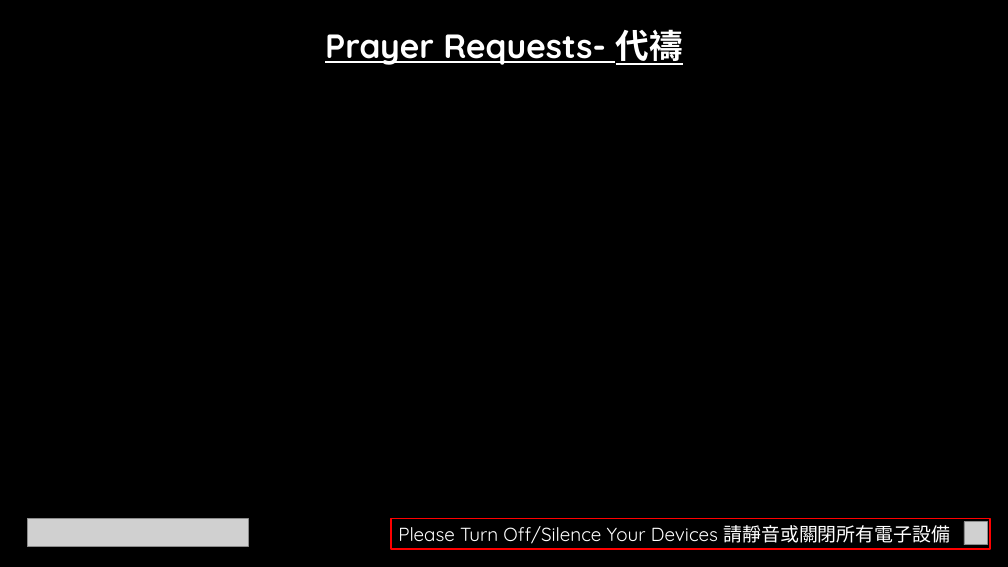
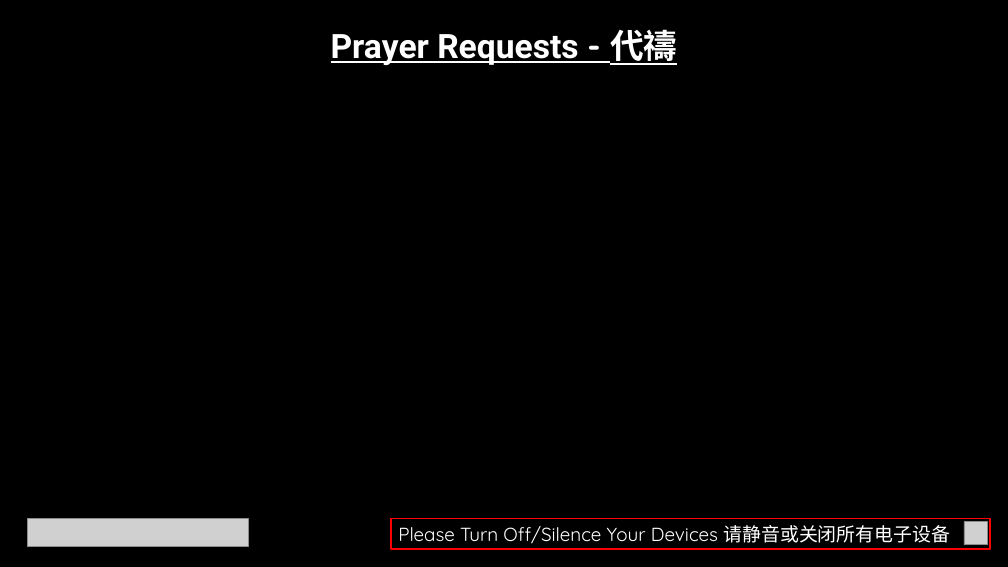
Before and after one commit to calebchanwy/tjc-powerpoint, a slide deck: slide 3 of TJCPowerPoint/Resources/ServiceWidescreen.pptx. Drawn at 1008x567 pixels with LibreOffice and Linux fonts; fonts in the diff are those of the drawing; grey boxes stand for pictures. Boxes give left, top, right and bottom in pixels: in the first picture for what was removed or moved away, otherwise in the second. Text is boxed around its words. In the diff, an @@ line names an element or a change of style, - is before the commit and + after.

```diff
--- a/TJCPowerPoint/Resources/ServiceWidescreen.pptx
+++ b/TJCPowerPoint/Resources/ServiceWidescreen.pptx
@@ text at [331, 29, 677, 65]: text changed; font Quicksand to Roboto @@
-Prayer Requests- 代禱
+Prayer Requests - 代禱
@@ text in rectangle at [398, 525, 950, 544]: text changed @@
-Please Turn Off/Silence Your Devices 請靜音或關閉所有電子設備
+Please Turn Off/Silence Your Devices 请静音或关闭所有电子设备
```
Also in this commit, not shown: 7 other slides changed, 30 other files.
